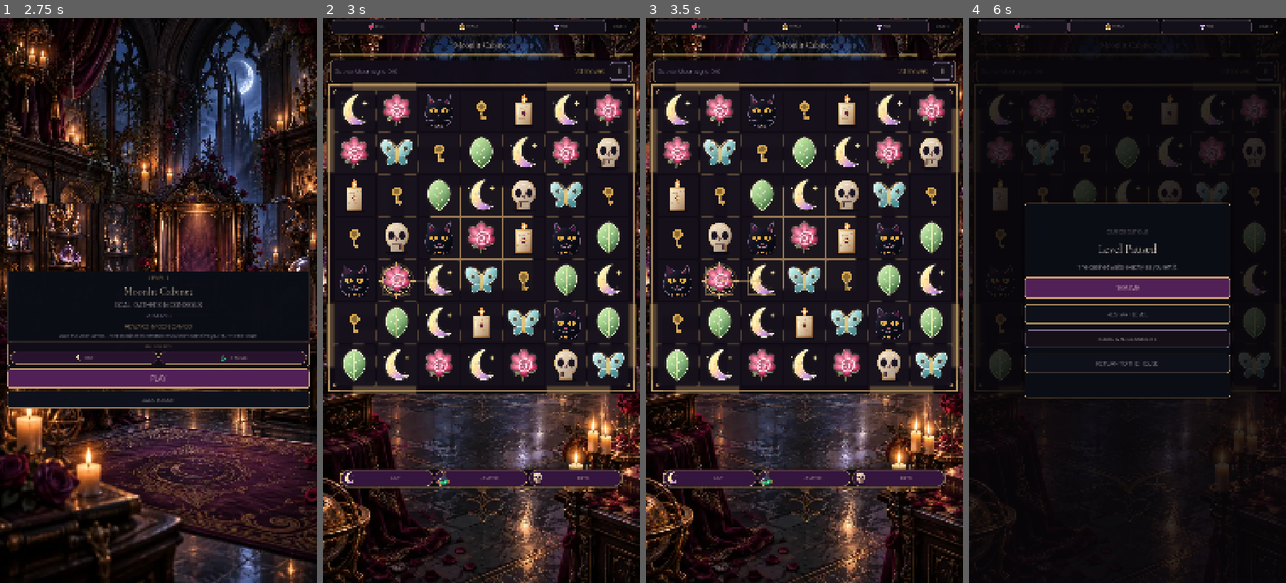
Above: before the commit, frames 1-4 (left to right).
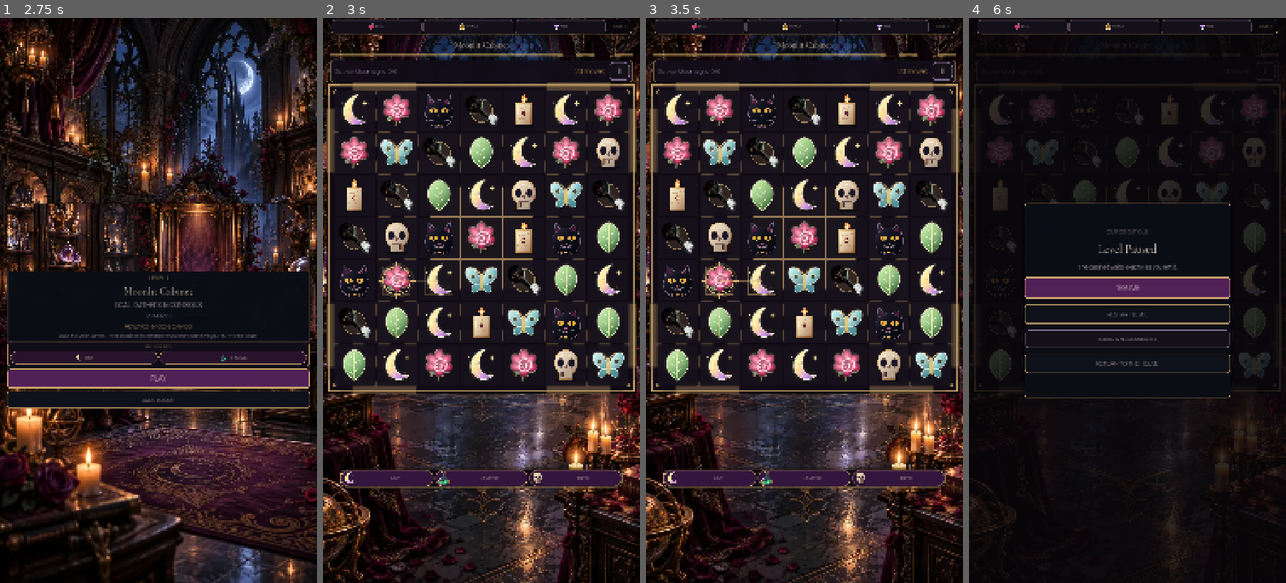
Above: after the commit, the same moments.

Repository: Jay-prodesign/akilta-match3
Game: Godot game, scene res://src/app/app_bootstrap.tscn
The game is run twice, just before and just after one commit, with the same random seed, the same clock (stepped at 60 frames per second) and the same inputs.
Inputs:
- Up to frame 1 (2.75 s): click "ENTER THE HOUSE" at 0.5 s; click "ENTER CURIO BOUTIQUE" at 1.25 s; click "1" at 2 s
- Up to frame 2 (3 s): click "PLAY" at 2.75 s
- Up to frame 3 (3.5 s): no input
- Up to frame 4 (6 s): click "RETRY" at 3.5 s; click "RETRY" at 4.25 s; click "RETRY" at 5 s; click "Ⅱ" at 5.75 s

Frame 1 is identical in both runs. In frame 2, 1.8% of the frame differs, in the area x 4-96%, y 13-57%; in frame 3, 1.8%; in frame 4, 0.4%.

Commit message:
Remove corrupt piece intermediates and separate Key value

Diff:
--- a/src/match3/presentation/board_view.gd
+++ b/src/match3/presentation/board_view.gd
@@ -711,6 +711,15 @@
 	var texture := PieceAssetLoader.texture_for_profile(_visual_profile, family)
 	if texture != null:
 		var asset_rect := rect.grow(rect.size.x * 0.06)
+		# The current Curio Key material candidate is intentionally dark-metal, which
+		# collapses into the board at phone scale. Give only that semantic family a
+		# restrained value-separation field; this is gameplay readability treatment,
+		# not replacement artwork.
+		if family == "key":
+			var center := rect.get_center()
+			var radius := minf(rect.size.x, rect.size.y) * 0.31
+			draw_circle(center, radius, Color("#D3A34E", 0.13))
+			draw_arc(center, radius * 0.98, 0.0, TAU, 32, Color("#F2D08B", 0.52), maxf(1.4, rect.size.x * 0.022))
 		draw_texture_rect(texture, asset_rect, false)
 		return
 	var color: Color = descriptor["color"]
--- a/src/match3/presentation/piece_asset_loader.gd
+++ b/src/match3/presentation/piece_asset_loader.gd
@@ -13,13 +13,6 @@
 	"cat": "res://assets/pieces/black_cat.svg",
 	"candle": "res://assets/pieces/candle.svg",
 	"skull": "res://assets/pieces/skull.svg",
-}
-
-const RASTER_OVERRIDES := {
-	# Current material WebP key loses its silhouette against the dark board.
-	# Keep the canonical object identity but use the brighter authored raster
-	# until the final production-material Key replaces this review candidate.
-	"res://assets/pieces/curio_key.svg": "res://assets/pieces/curio_key.png",
 }
 
 static var _textures: Dictionary = {}
@@ -94,19 +87,14 @@
 static func ornament(path: String) -> Texture2D:
 	if _ornaments.has(path):
 		return _ornaments[path]
-	# Production artwork is raster-first. A narrowly declared readability override
-	# may outrank the material WebP; otherwise prefer WebP, then PNG. The canonical
-	# owned SVG remains compatibility fallback only.
+	# Production gameplay art is raster-first. Use the validated WebP candidate;
+	# the canonical owned SVG remains compatibility fallback only. Unvalidated PNG
+	# intermediates must not stay in the import graph.
 	var chosen := path
-	if RASTER_OVERRIDES.has(path) and FileAccess.file_exists(String(RASTER_OVERRIDES[path])):
-		chosen = String(RASTER_OVERRIDES[path])
-	elif path.get_extension().to_lower() == "svg":
+	if path.get_extension().to_lower() == "svg":
 		var webp_preferred := path.get_basename() + ".webp"
-		var png_preferred := path.get_basename() + ".png"
 		if FileAccess.file_exists(webp_preferred):
 			chosen = webp_preferred
-		elif FileAccess.file_exists(png_preferred):
-			chosen = png_preferred
 	if not FileAccess.file_exists(chosen):
 		return null
 	var image := Image.new()
--- a/tests/unit/test_first_party_shell.gd
+++ b/tests/unit/test_first_party_shell.gd
@@ -64,7 +64,7 @@
 	_expect(String(moth_visual.get("display_name", "")) == "Luna Moth" and String(moth_visual.get("silhouette", "")) == "luna_moth", "piece semantics must describe Luna Moth")
 	_expect(String(key_visual.get("display_name", "")) == "Curio Key" and String(key_visual.get("silhouette", "")) == "antique_key", "piece semantics must describe Curio Key")
 	_expect(String(ivy_visual.get("display_name", "")) == "Night Ivy" and String(ivy_visual.get("silhouette", "")) == "ivy_leaf", "piece semantics must describe Night Ivy")
-	_expect(String(PieceAssets.RASTER_OVERRIDES.get(PieceAssets.PATHS["key"], "")).ends_with("curio_key.png"), "Curio Key must use the readable raster override while the material candidate is too dark")
+	_expect(float(key_visual.get("value", 0.0)) >= 0.75, "Curio Key readability contract must reserve a high-value treatment against the dark board")
 	var splash = SplashScene.instantiate()
 	root.add_child(splash)
 	await process_frame
Binary file removed: assets/pieces/curio_key.png
Binary file removed: assets/pieces/luna_moth.png
Binary file removed: assets/pieces/moon_sigil.png
Binary file removed: assets/pieces/night_ivy.png
Binary file removed: assets/pieces/thorn_rose.png
